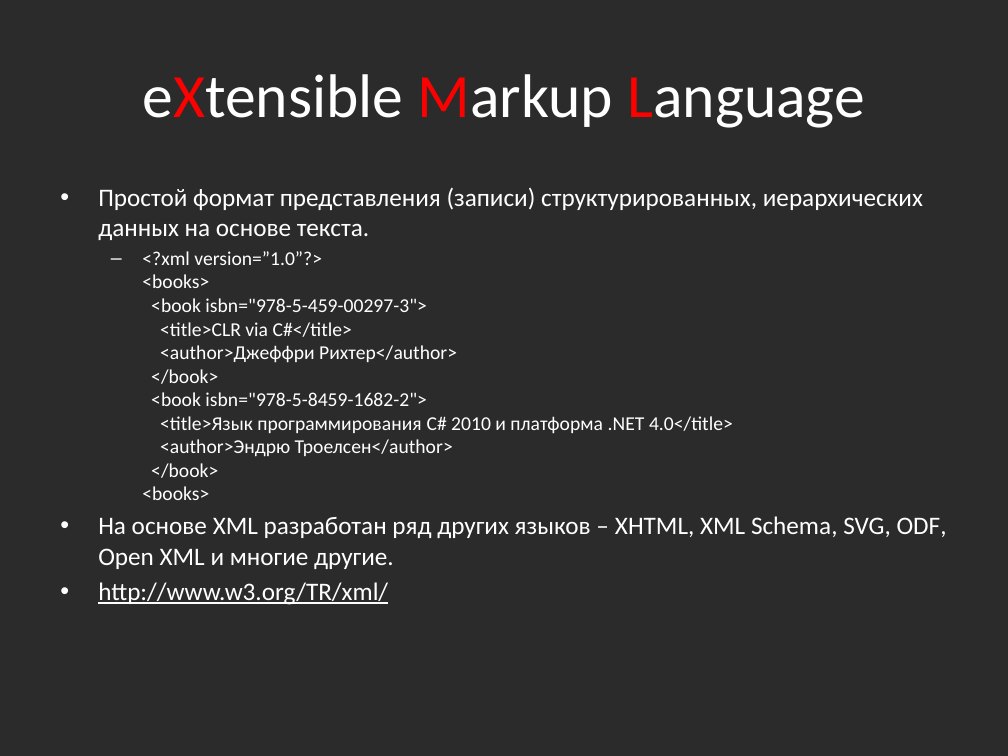
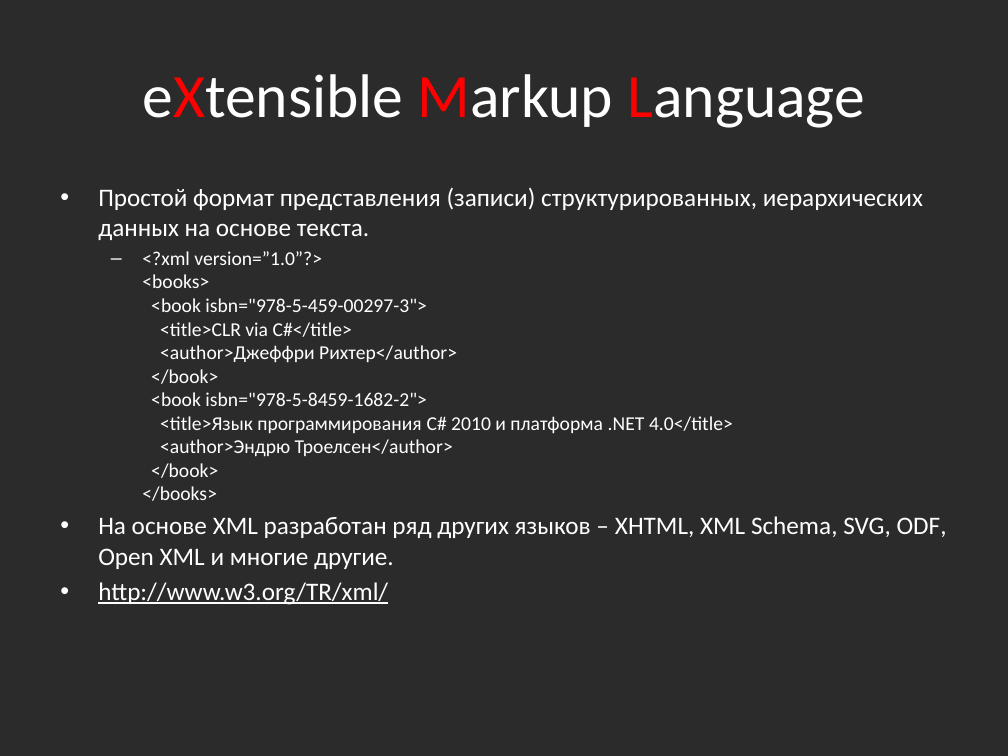
Before and after one commit to bazile/Training, a slide deck: slide 4 of Presentation/lesson-06.pptx. Drawn at 1008x756 pixels with LibreOffice and Linux fonts; fonts in the diff are those of the drawing; background and template pictures are left out; a plain dark background stands for a picture behind light text. Boxes give left, top, right and bottom in pixels: in the first picture for what was removed or moved away, otherwise in the second. Text is boxed around its words. In the diff, an @@ line names an element or a change of style, - is before the commit and + after.

Commit message:
Fixed XML presentation

```diff
--- a/Presentation/lesson-06.pptx
+++ b/Presentation/lesson-06.pptx
@@ text at (x1=142, y1=251, x2=733, y2=501): text changed @@
-  – <?xml version=”1.0”?>
-    <books>
-    <book isbn="978-5-459-00297-3">
-    <title>CLR via C#</title>
-    <author>Джеффри Рихтер</author>
-    </book>
-    <book isbn="978-5-8459-1682-2">
-    <title>Язык программирования C# 2010 и платформа .NET 4.0</title>
-    <author>Эндрю Троелсен</author>
-    </book>
-    <books>
+  – <?xml version=”1.0”?>
+    <books>
+    <book isbn="978-5-459-00297-3">
+    <title>CLR via C#</title>
+    <author>Джеффри Рихтер</author>
+    </book>
+    <book isbn="978-5-8459-1682-2">
+    <title>Язык программирования C# 2010 и платформа .NET 4.0</title>
+    <author>Эндрю Троелсен</author>
+    </book>
+    </books>
```
